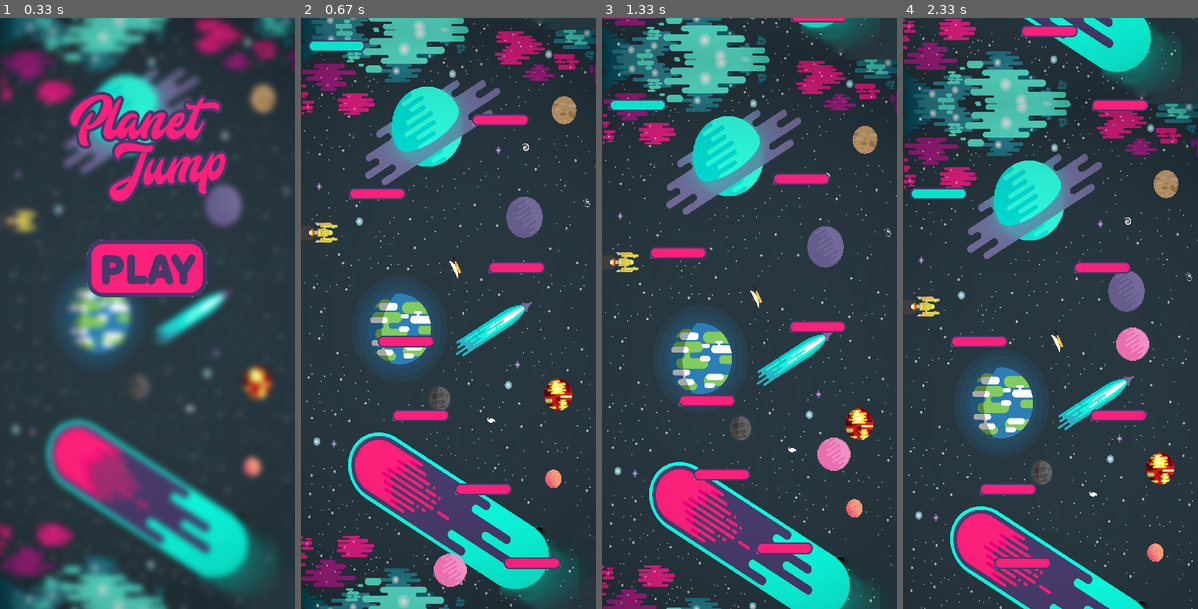
Above: before the commit, frames 1-4 (left to right).
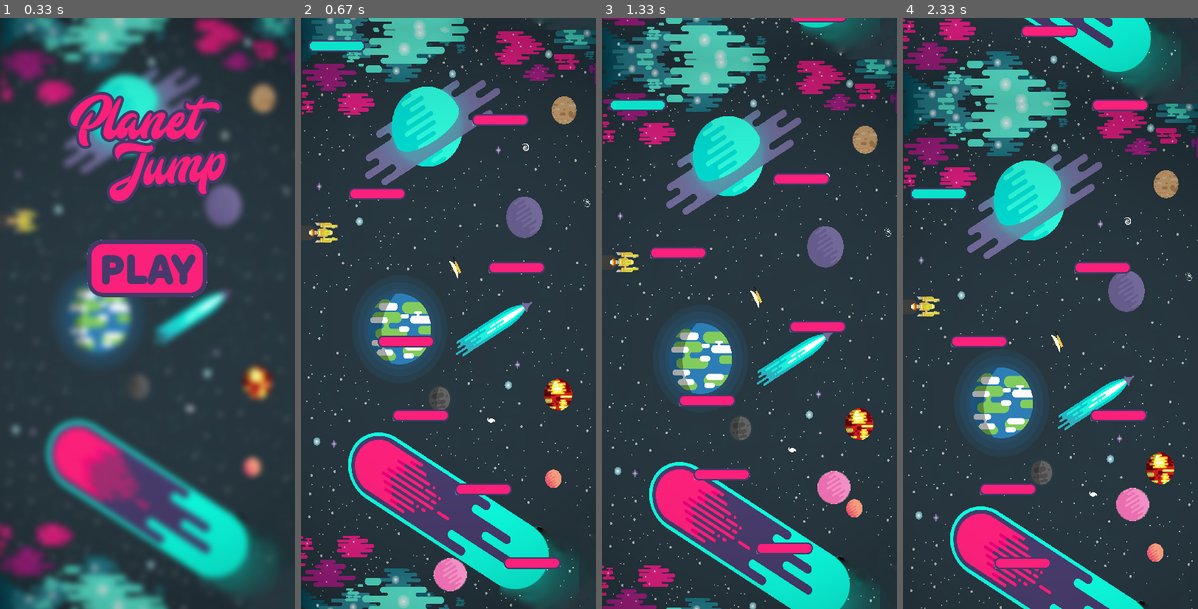
Above: after the commit, the same moments.

Repository: Protocs/pygame-for-kids
Game: pygame game, started from main.py
Two runs of this game, one before a commit and one after it. Both use one fixed random seed, a clock stepped at 60 frames per second and the inputs below.
Inputs (mouse positions are in pixels of both pictures, inside the frame that each line leads up to):
- Up to frame 1 (0.33 s): no input
- Up to frame 2 (0.67 s): click (448, 266) at 0.38 s
- Up to frame 3 (1.33 s): hold Right 0.83-1.3 s; move the mouse to (737, 337) at 0.87 s
- Up to frame 4 (2.33 s): hold Right 1.33-1.8 s; hold Left from 1.83 s (still down)

Frame 1 is identical in both runs. In frame 2, 0.3% of the frame differs, in the area x 45-57%, y 90-97%; in frame 3, 1.0%, in the area x 73-85%, y 71-83%; in frame 4, 1.0%.

Commit message:
Подкрутил скорость игрока

Diff:
--- a/planetjump/player.py
+++ b/planetjump/player.py
@@ -32,12 +32,12 @@
 
         if self.speeding > 0 and self.moving:
             self.rect.y -= round(self.speeding)
-            self.speeding -= 0.03
+            self.speeding -= 0.06
         else:
             self.moving = False
 
         if not self.moving:
-            self.speeding += 0.03
+            self.speeding += 0.1
             self.rect.y += round(self.speeding)
 
     def key_handle(self):
